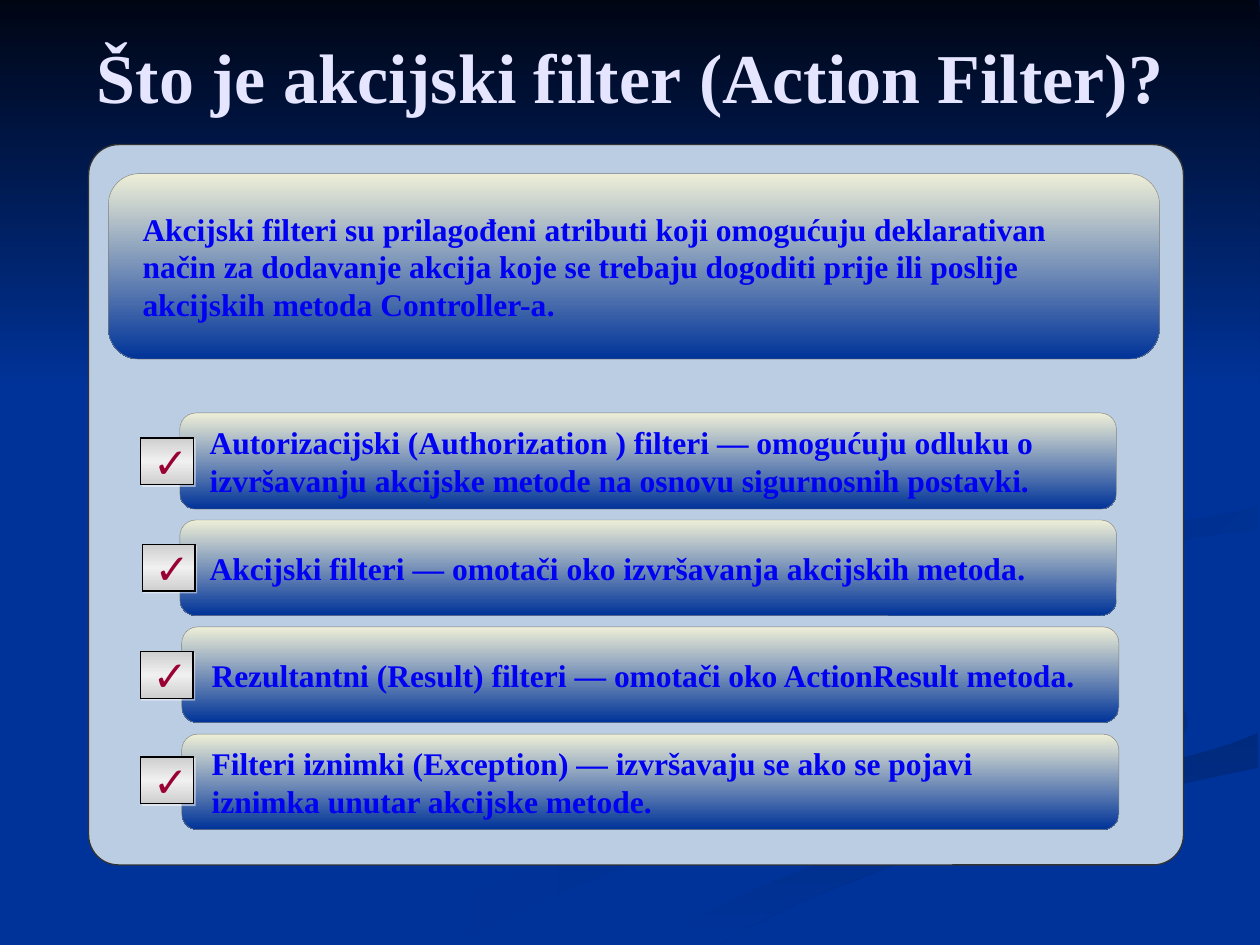
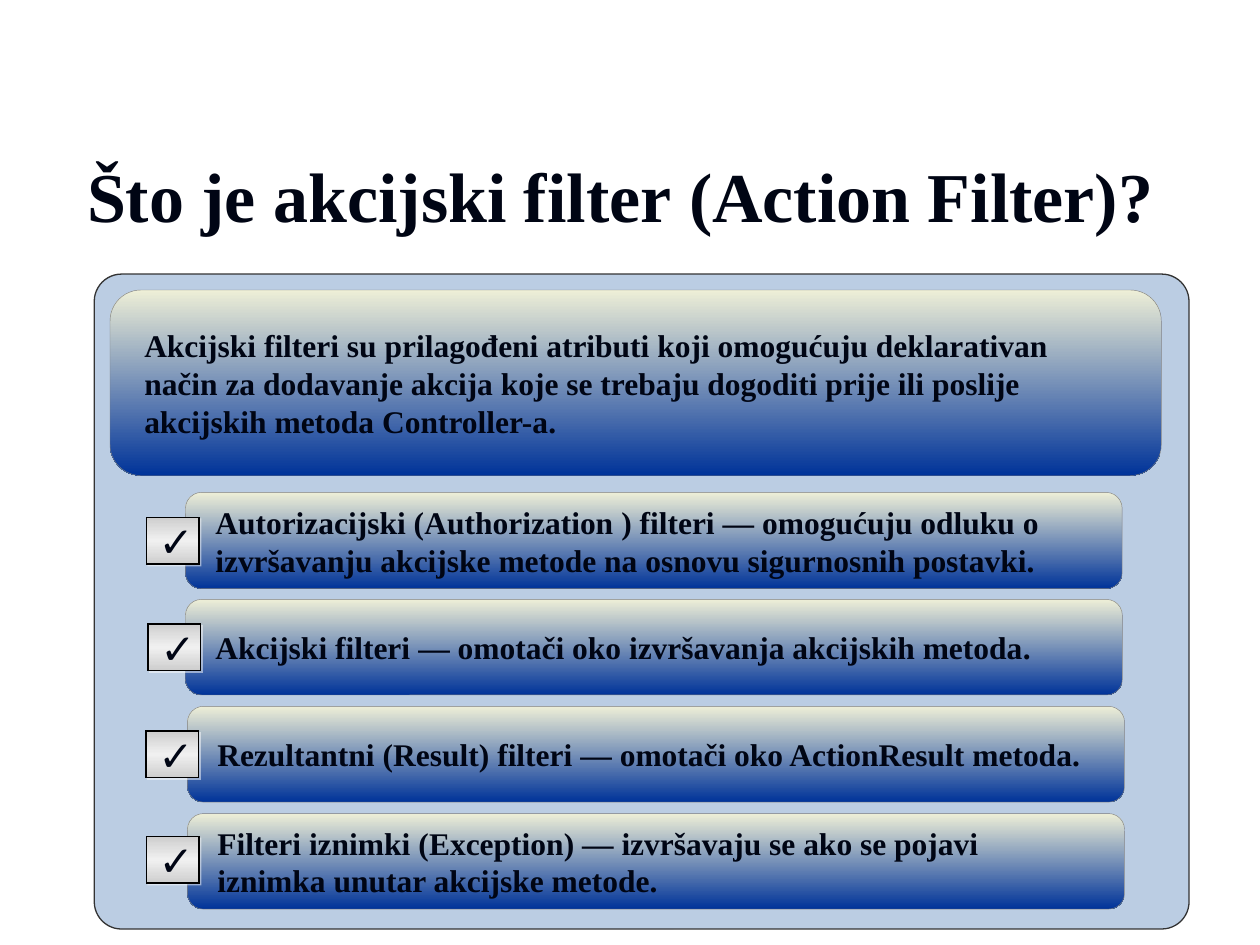
Before and after one commit to vzdesic/PZI, a slide deck: slide 6 of PPTs/05 MVC controlleri.ppt. Drawn at 1260x945 pixels with LibreOffice and Linux fonts; fonts in the diff are those of the drawing; background and template pictures are left out. Boxes give left, top, right and bottom in pixels: in the first picture for what was removed or moved away, otherwise in the second. Text is boxed around its words. In the diff, an @@ line names an element or a change of style, - is before the commit and + after.

```diff
--- a/PPTs/05 MVC controlleri.ppt
+++ b/PPTs/05 MVC controlleri.ppt
@@ background #003399 to picture (left out) @@
@@ group removed at box(0, 0, 1260, 944): 6 freeform shapes @@
@@ title "Što je akcijski filter (Action ...": place and size @@
-title "Što je akcijski filter (Action ..." at box(97, 48, 1163, 116)
+title "Što je akcijski filter (Action ..." at box(87, 167, 1153, 235)
@@ title "Što je akcijski filter (Action ..." at box(87, 167, 1153, 235): text colour #E5E5FF to #000514 @@
@@ rounded rectangle: place and size @@
-rounded rectangle at box(88, 145, 1183, 866)
+rounded rectangle at box(94, 275, 1189, 930)
@@ text colour #0000F2 to #000514 in 5 elements at box(185, 600, 1123, 696), box(185, 493, 1121, 588), box(188, 707, 1125, 803), box(188, 814, 1125, 910), box(110, 290, 1160, 475) @@
@@ rounded rectangle "Akcijski filteri su prilagođeni atributi ...": place and size @@
-rounded rectangle "Akcijski filteri su prilagođeni atributi ..." at box(108, 174, 1159, 359)
+rounded rectangle "Akcijski filteri su prilagođeni atributi ..." at box(110, 290, 1160, 475)
@@ 3 rounded rectangles: place and size @@
-3 rounded rectangles at box(140, 544, 195, 804)
+3 rounded rectangles at box(146, 518, 200, 777)
@@ text colour #990033 to #000514 in 4 elements at box(146, 518, 199, 564), box(146, 731, 199, 777), box(147, 624, 200, 670), box(146, 837, 199, 883) @@
@@ rounded rectangle "✓": place and size @@
-rounded rectangle "✓" at box(141, 438, 194, 485)
+rounded rectangle "✓" at box(146, 837, 199, 883)
@@ 4 rounded rectangles: place and size @@
-4 rounded rectangles at box(180, 413, 1119, 830)
+4 rounded rectangles at box(185, 493, 1125, 910)
```
Also in this commit, not shown: 5 other slides changed, 12 other files.
